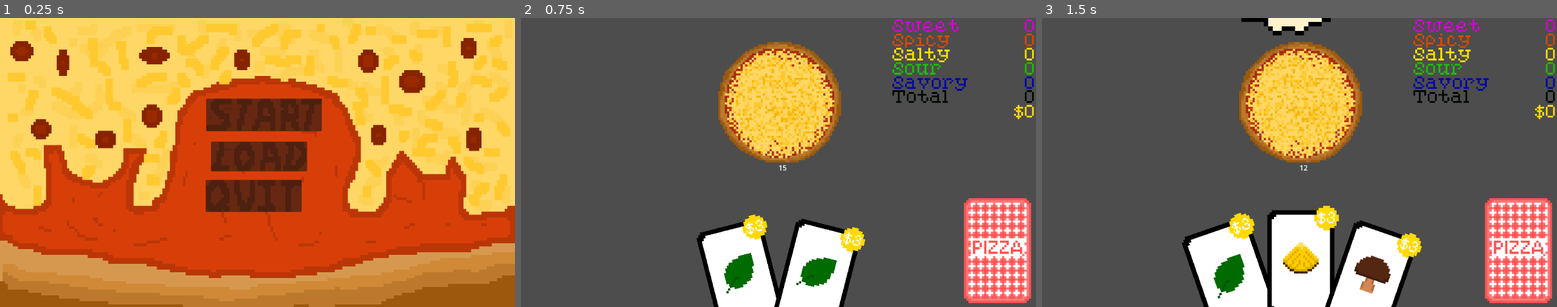
Above: before the commit, frames 1-3 (left to right).
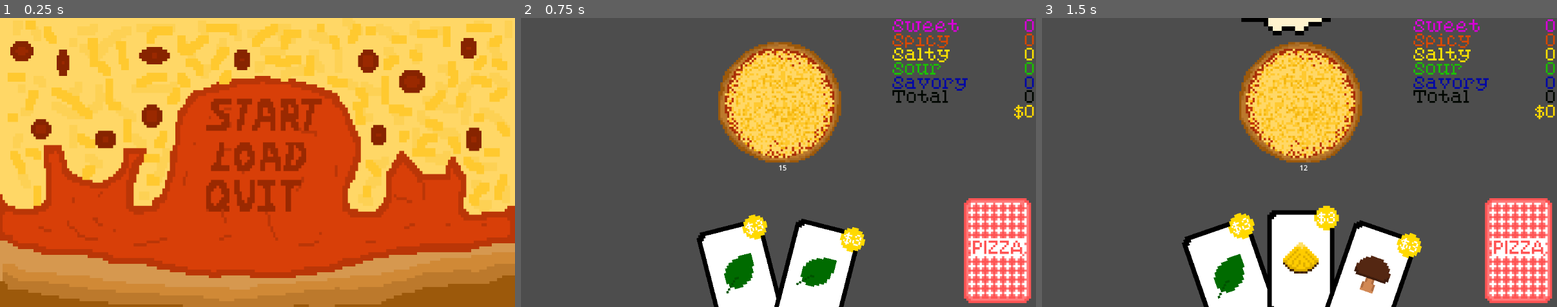
Above: after the commit, the same moments.

Repository: bstrong5923/Pizzatro
Game: Godot game, scene res://Scenes/title_screen.tscn
Two runs of this game, one before a commit and one after it. Both use one fixed random seed, a clock stepped at 60 frames per second and the inputs below.
Inputs (mouse positions are in pixels of both pictures, inside the frame that each line leads up to):
- Up to frame 1 (0.25 s): no input
- Up to frame 2 (0.75 s): click (783, 116) at 0.52 s
- Up to frame 3 (1.5 s): tap Enter at 1.25 s; move the mouse to (1263, 275) at 1.27 s; click (1263, 275) at 1.42 s

The runs differ from the first frame. In frame 1, 6.6% of the frame differs, in the area x 39-63%, y 27-68%; in frame 2, nothing differs; in frame 3, nothing differs.

Commit message:
title screen not weird
no big boxes around ts

Diff:
--- a/Scenes/title_screen.tscn
+++ b/Scenes/title_screen.tscn
@@ -1,19 +1,28 @@
-[gd_scene load_steps=3 format=3 uid="uid://pmtdc5lwg4ng"]
+[gd_scene load_steps=4 format=3 uid="uid://pmtdc5lwg4ng"]
 
 [ext_resource type="Script" uid="uid://c3f5svwhm42im" path="res://Scenes/title_screen.gd" id="1_klylv"]
 [ext_resource type="Texture2D" uid="uid://dhyrbs6aaa68j" path="res://Assets/Sprites/titlescreen.png" id="2_p3fck"]
+
+[sub_resource type="GDScript" id="GDScript_p3fck"]
+script/source = "extends Button
+"
 
 [node name="TitleScreen" type="Node2D"]
 script = ExtResource("1_klylv")
 
 [node name="start_button" type="Button" parent="."]
+modulate = Color(1, 1, 1, 0)
+self_modulate = Color(1, 1, 1, 0)
 top_level = true
 offset_left = 461.0
 offset_top = 181.0
 offset_right = 720.0
 offset_bottom = 254.0
+script = SubResource("GDScript_p3fck")
 
 [node name="load_button" type="Button" parent="."]
+modulate = Color(1, 1, 1, 0)
+self_modulate = Color(1, 1, 1, 0)
 top_level = true
 offset_left = 472.0
 offset_top = 277.0
@@ -21,6 +30,7 @@
 offset_bottom = 344.0
 
 [node name="quit_button" type="Button" parent="."]
+self_modulate = Color(1, 1, 1, 0)
 top_level = true
 offset_left = 460.0
 offset_top = 363.0
